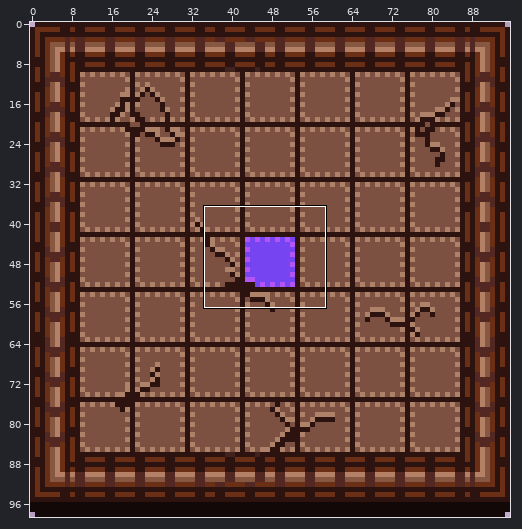
Edited in one commit: sprite sheet (Assets/prod/plateform02static.png). Above, an overview of the earlier version with the close-up marked.
Close-up. Before the edit:
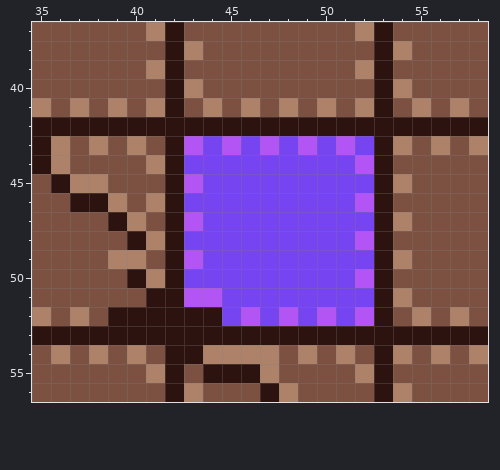
The file is 96x99 pixels. Colours within 5 levels of each other are drawn and written as one. Shown: x 35..58, y 37..56. The commit also changed other parts of the picture, which this record leaves out.
The same view after the edit:
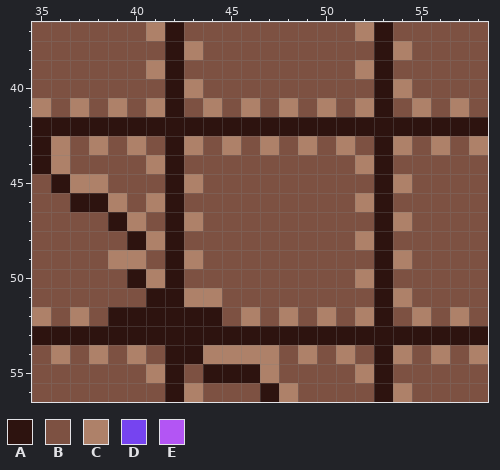
Palette (. is transparent): A #2d130f  B #7d5142  C #ae8169  D #7644f0  E #b355f4
Edits made:
y 43: x 43..52 EDEDEDEDED -> CBCBCBCBCB
y 44: x 43..52 DDDDDDDDDE -> BBBBBBBBBC
y 45: x 43..52 EDDDDDDDDD -> CBBBBBBBBB
y 46: x 43..52 DDDDDDDDDE -> BBBBBBBBBC
y 47: x 43..52 EDDDDDDDDD -> CBBBBBBBBB
y 48: x 43..52 DDDDDDDDDE -> BBBBBBBBBC
y 49: x 43..52 EDDDDDDDDD -> CBBBBBBBBB
y 50: x 43..52 DDDDDDDDDE -> BBBBBBBBBC
y 51: x 43..52 EEDDDDDDDD -> CCBBBBBBBB
y 52: x 45..52 DEDEDEDE -> BCBCBCBC
